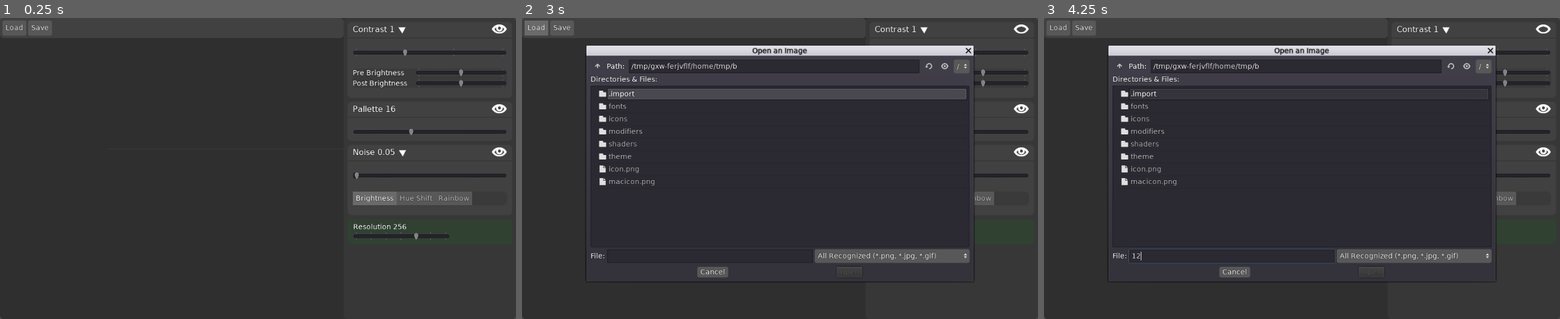
Above: before the commit, frames 1-3 (left to right).
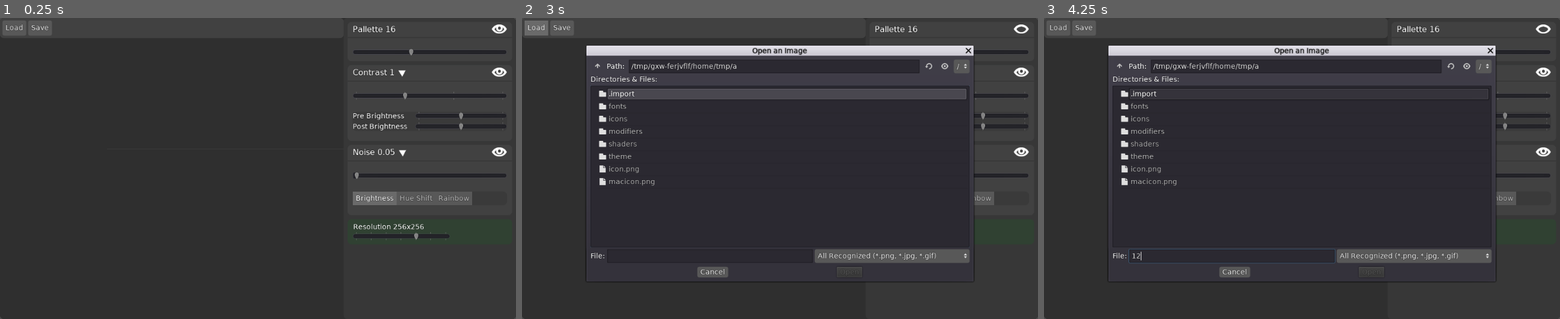
Above: after the commit, the same moments.

Repository: jackaperkins/texrex
Game: Godot game, scene res://main.tscn
Two runs of this game, one before a commit and one after it. Both use one fixed random seed, a clock stepped at 60 frames per second and the inputs below. The engine's default icon, where the game draws it, is replaced by a stand-in: a white triangle on a blue panel in a dark square.
Inputs (mouse positions are in pixels of both pictures, inside the frame that each line leads up to):
- Up to frame 1 (0.25 s): no input
- Up to frame 2 (3 s): click (1022, 30) at 0.52 s; click (1022, 30) at 1.27 s; click (1022, 30) at 2.02 s; click "Load" at 2.75 s
- Up to frame 3 (4.25 s): click (1229, 255) at 3.52 s; type "12" at 3.6 s

The runs differ from the first frame. In frame 1, 2.4% of the frame differs, in the area x 68-99%, y 2-71%; in frame 2, 1.0%; in frame 3, 1.0%.

Commit message:
mess with contrast shader

Diff:
--- a/texrex/main.gd
+++ b/texrex/main.gd
@@ -20,8 +20,8 @@
 	#instance default modifiers
 	for child in $main_split/Panel/modifiers_container.get_children():
 		child.queue_free()
+	add_modifier(modifier_pallette)
 	add_modifier(modifier_constrast)
-	add_modifier(modifier_pallette)
 	add_modifier(modifier_noise)
 	add_modifier(modifier_resolution)
 
--- a/texrex/modifiers/contrast/contrast.shader
+++ b/texrex/modifiers/contrast/contrast.shader
@@ -8,13 +8,10 @@
 void fragment() {
 
 	vec4 pixelColor = texture(tex, UV);
-//   pixelColor.rgb /= pixelColor.a; // we're skipping alpha for now
 
  	pixelColor.rgb += preBrightness;
 	pixelColor.rgb = ((pixelColor.rgb - 0.5f) * max(contrast, 0)) + 0.5f;
  	pixelColor.rgb += postBrightness;
 
-  // Return final pixel color.
-//  pixelColor.rgb *= pixelColor.a;
 	COLOR = pixelColor;
 }
--- a/texrex/modifiers/modifier_resolution.gd
+++ b/texrex/modifiers/modifier_resolution.gd
@@ -9,7 +9,7 @@
 	_update_ui()
 
 func _update_ui():
-	$Label.text = 'Resolution ' + String(pow(2,power))
+	$Label.text = 'Resolution ' + String(pow(2,power)) + 'x' + String(pow(2,power))
 
 func process_image(incoming:Image):
 	## pass in
